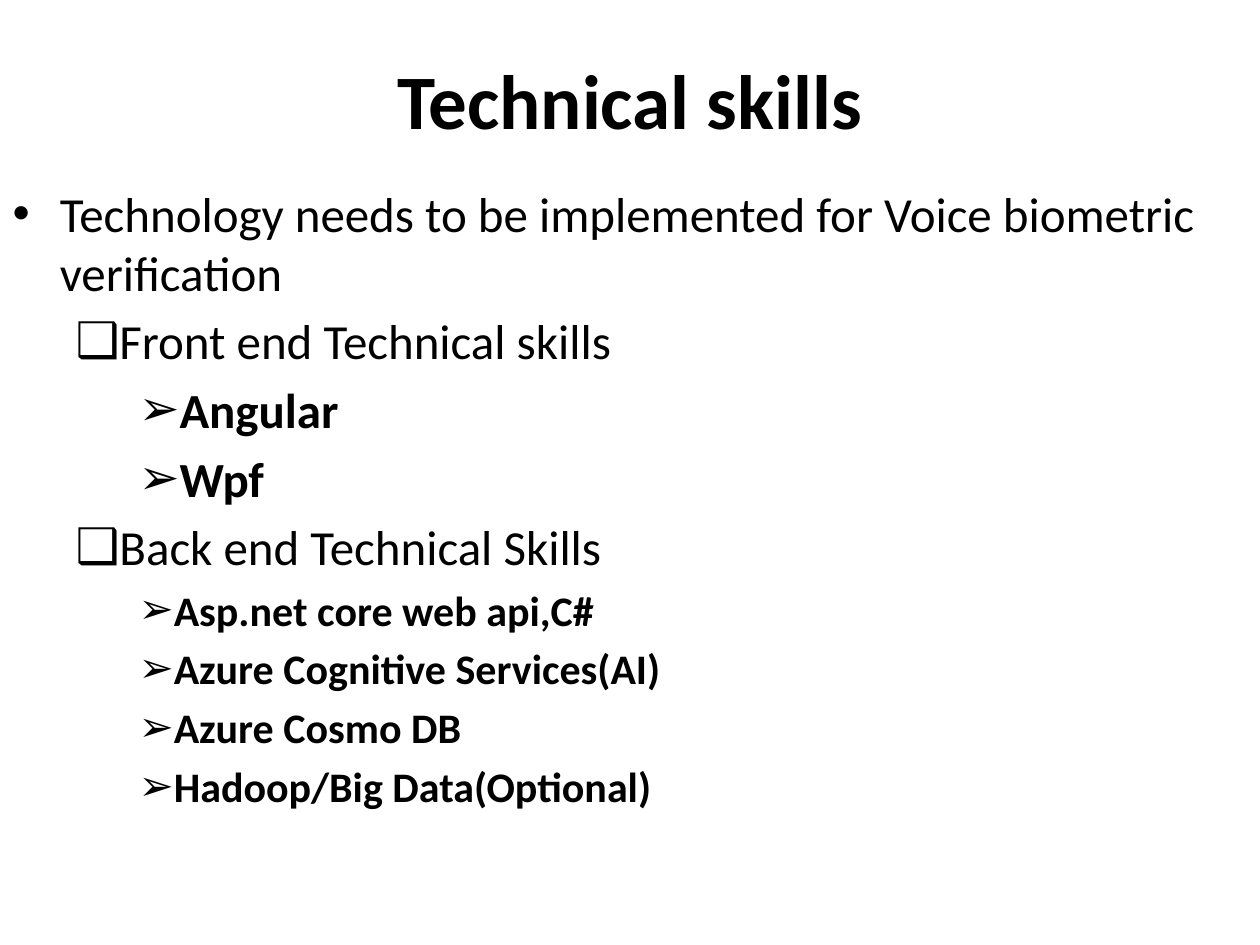
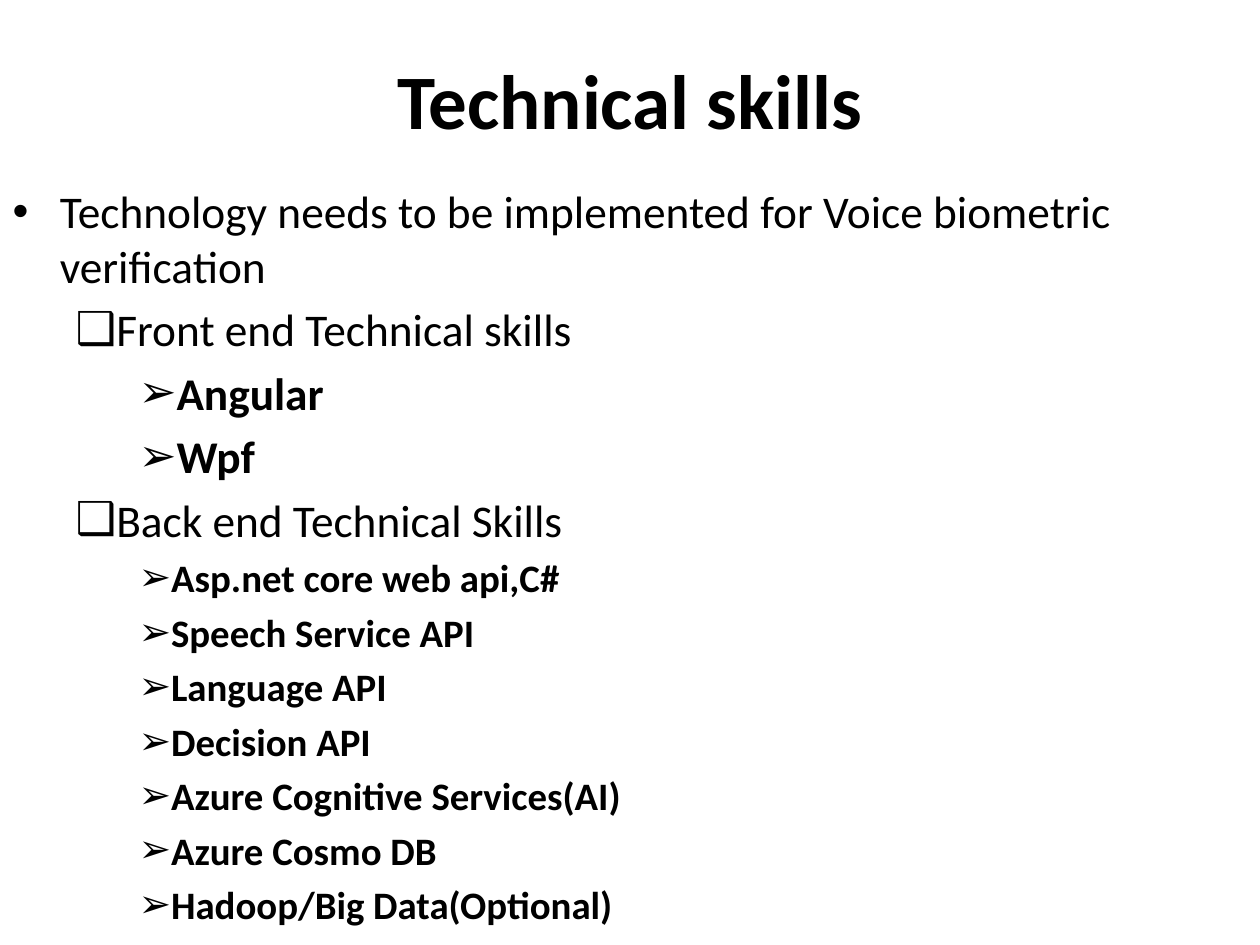
Before and after one commit to Dasharath009/VoiceAuthentication, a slide deck: slide 3 of Voice Authentication.pptx. Drawn at 1260x945 pixels with LibreOffice and Linux fonts; fonts in the diff are those of the drawing. Boxes give left, top, right and bottom in pixels: in the first picture for what was removed or moved away, otherwise in the second. Text is boxed around its words. In the diff, an @@ line names an element or a change of style, - is before the commit and + after.

Commit message:
Add files via upload
Updated with Azure AI

```diff
--- a/Voice Authentication.pptx
+++ b/Voice Authentication.pptx
@@ text at <box>60,196,1110,866</box>: size 28 to 25.9 pt in "Technology needs to be implemented for Voice ...", "Front end Technical skills", "Angular", "Wpf" and 1 more places; size 24 to 22.2 pt in "Asp.net core web api,C#", "Azure Cognitive Services(AI)", "Azure Cosmo DB", "Hadoop/Big Data(Optional)" @@
@@ text at <box>171,619,475,757</box>: paragraphs added @@
+    ➢ Speech Service API
+    ➢ Language API
+    ➢ Decision API
```
Also in this commit, not shown: 1 other slide changed, 4 slides added.
